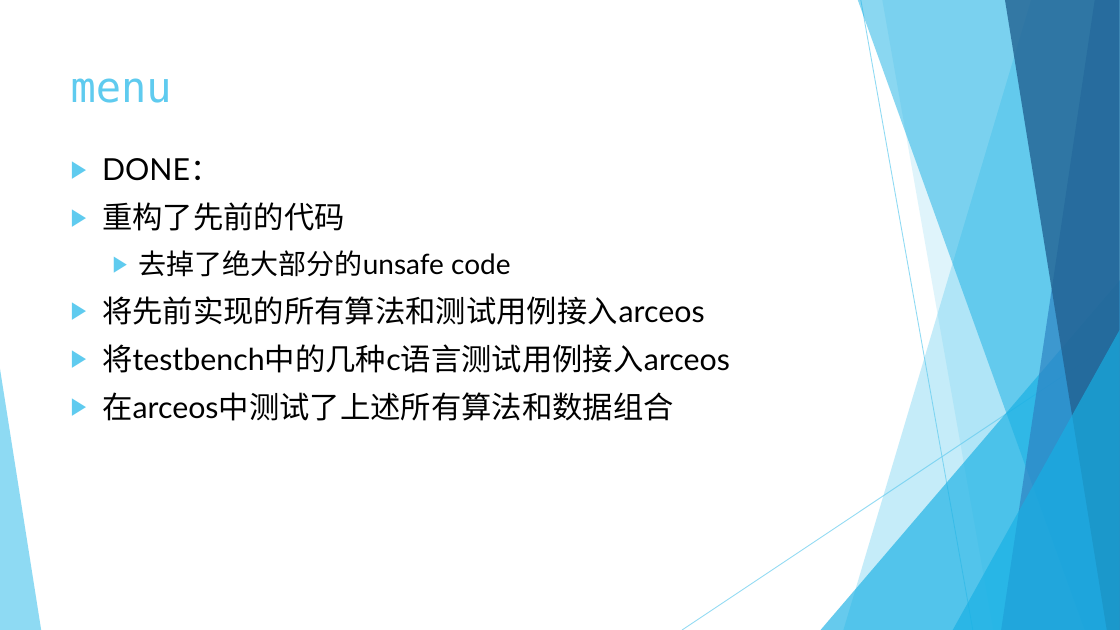
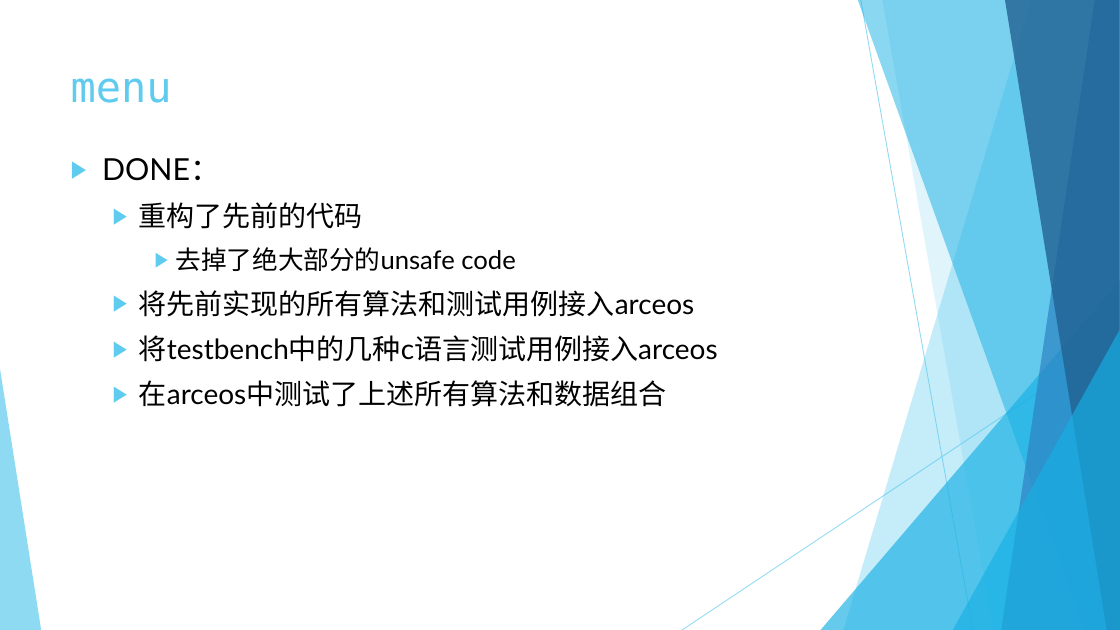
Before and after one commit to rcore-os/mem_malloc_subsystem, a slide deck: slide 3 of slides/week13.pptx. Drawn at 1120x630 pixels with LibreOffice and Linux fonts; fonts in the diff are those of the drawing. Boxes give left, top, right and bottom in pixels: in the first picture for what was removed or moved away, otherwise in the second. Text is boxed around its words. In the diff, an @@ line names an element or a change of style, - is before the commit and + after.

```diff
--- a/slides/week13.pptx
+++ b/slides/week13.pptx
@@ text at (x1=139, y1=202, x2=718, y2=407): size 26 to 24 pt in "重构了先前的代码", "将先前实现的所有算法和测试用例接入arceos", "将testbench中的几种c语言测试用例接入arceos", "在arceos中测试了上述所有算法和数据组合"; size 24 to 22 pt in "去掉了绝大部分的unsafe code"; list level 1 to 2 in "重构了先前的代码"; list level 2 to 3 in "去掉了绝大部分的unsafe code"; list level 1 to 2 in "将先前实现的所有算法和测试用例接入arceos"; list level 1 to 2 in "将testbench中的几种c语言测试用例接入arceos"; list level 1 to 2 in "在arceos中测试了上述所有算法和数据组合" @@
```
Also in this commit, not shown: 1 other slide changed.
